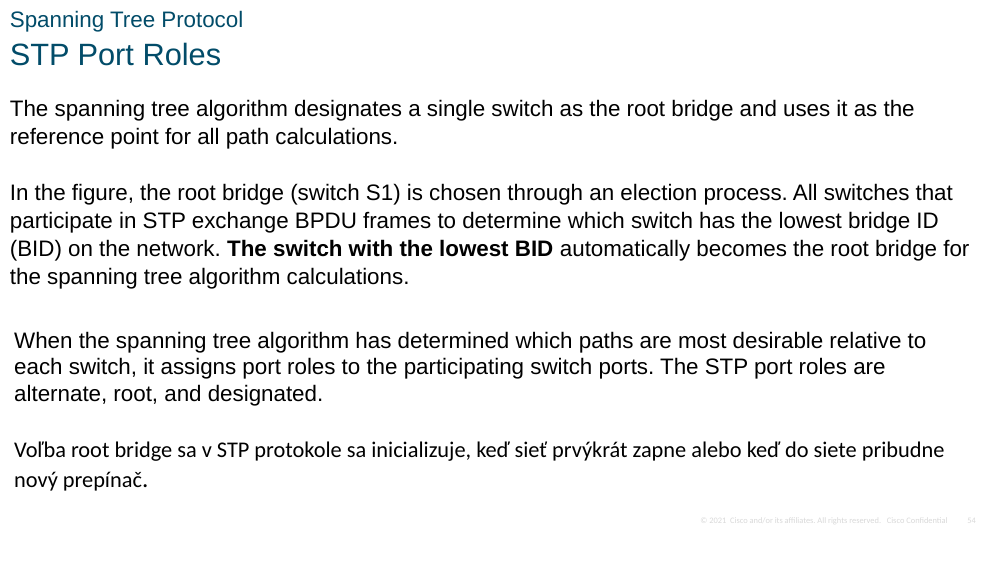
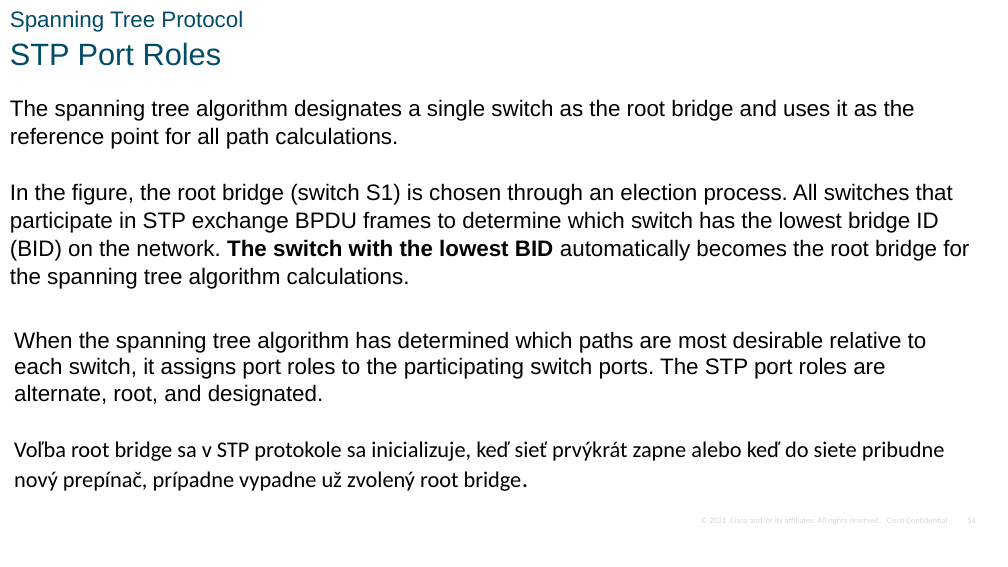
Before and after one commit to jb23lm87/NS, a slide deck: slide 54 of NS - Module 14.pptx. Drawn at 1008x567 pixels with LibreOffice and Linux fonts; fonts in the diff are those of the drawing; background and template pictures are left out. Boxes give left, top, right and bottom in pixels: in the first picture for what was removed or moved away, otherwise in the second. Text is boxed around its words. In the diff, an @@ line names an element or a change of style, - is before the commit and + after.

```diff
--- a/NS - Module 14.pptx
+++ b/NS - Module 14.pptx
@@ text at box(14, 441, 945, 491): text changed @@
-Voľba root bridge sa v STP protokole sa inicializuje, keď sieť prvýkrát zapne alebo keď do siete pribudne nový prepínač.
+Voľba root bridge sa v STP protokole sa inicializuje, keď sieť prvýkrát zapne alebo keď do siete pribudne nový prepínač, prípadne vypadne už zvolený root bridge.
```
Also in this commit, not shown: 1 other slide changed.
